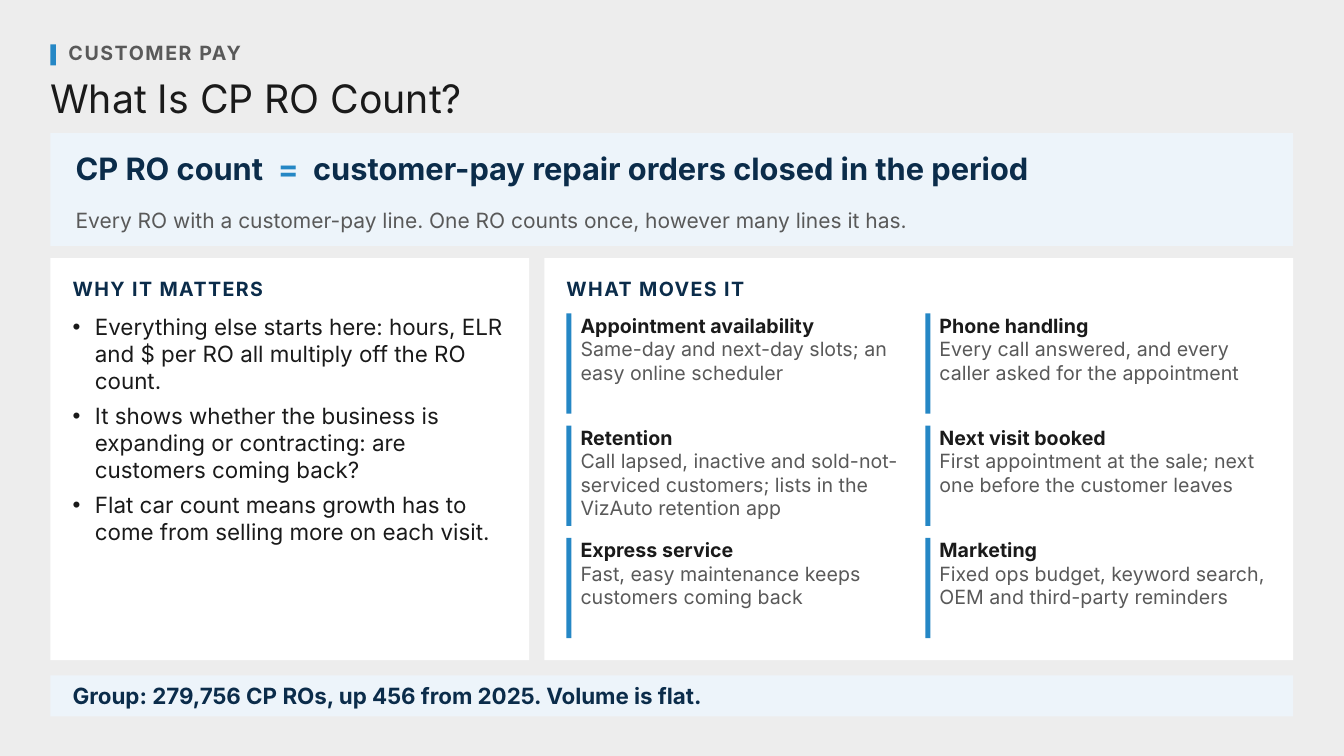
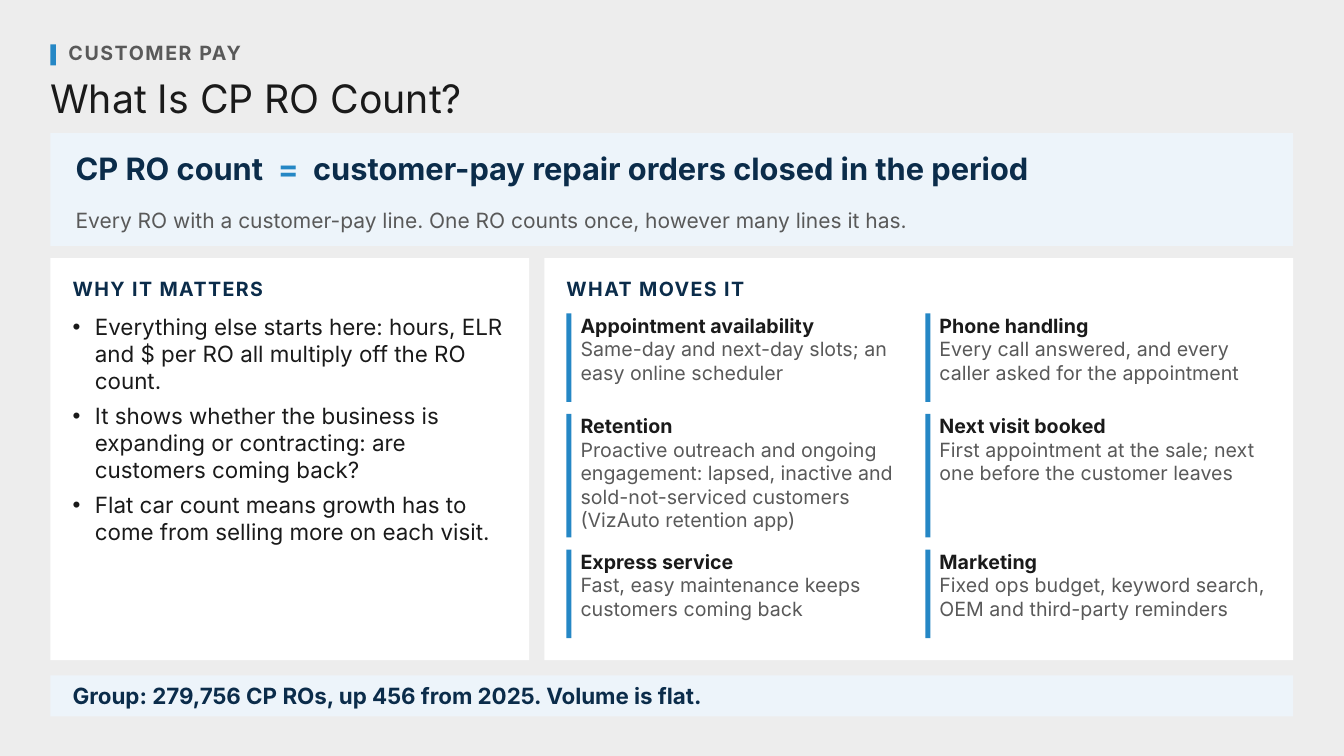
Before and after one commit to Ndresner/Noah, a slide deck: slide 37 of day2-deck/decks/Fixed Ops - Day 2 Example Test Deck.pptx. Drawn at 1344x756 pixels with LibreOffice and Linux fonts; fonts in the diff are those of the drawing. Boxes give left, top, right and bottom in pixels: in the first picture for what was removed or moved away, otherwise in the second. Text is boxed around its words. In the diff, an @@ line names an element or a change of style, - is before the commit and + after.

```diff
--- a/day2-deck/decks/Fixed Ops - Day 2 Example Test Deck.pptx
+++ b/day2-deck/decks/Fixed Ops - Day 2 Example Test Deck.pptx
@@ rectangle: place and size @@
-rectangle at box(567, 314, 572, 413)
+rectangle at box(567, 314, 572, 402)
@@ rectangle: place and size @@
-rectangle at box(926, 314, 931, 413)
+rectangle at box(926, 314, 931, 402)
@@ rectangle: place and size @@
-rectangle at box(567, 425, 572, 525)
+rectangle at box(567, 414, 572, 538)
@@ text "Retention": place and size @@
-text "Retention" at box(581, 430, 897, 519)
+text "Retention" at box(581, 418, 893, 531)
@@ rectangle: place and size @@
-rectangle at box(926, 425, 931, 525)
+rectangle at box(926, 414, 931, 538)
@@ text "Next visit booked": place and size @@
-text "Next visit booked" at box(939, 430, 1254, 492)
+text "Next visit booked" at box(939, 418, 1254, 480)
@@ text at box(581, 442, 893, 531): text changed @@
-Call lapsed, inactive and sold-not-serviced customers; lists in the VizAuto retention app
+Proactive outreach and ongoing engagement: lapsed, inactive and sold-not-serviced customers (VizAuto retention app)
@@ rectangle: place and size @@
-rectangle at box(567, 538, 572, 638)
+rectangle at box(567, 549, 572, 638)
@@ text "Express service": place and size @@
-text "Express service" at box(581, 542, 861, 608)
+text "Express service" at box(581, 554, 861, 620)
@@ rectangle: place and size @@
-rectangle at box(926, 538, 931, 638)
+rectangle at box(926, 549, 931, 638)
@@ text "Marketing": place and size @@
-text "Marketing" at box(939, 542, 1265, 608)
+text "Marketing" at box(939, 554, 1265, 620)
```
Also in this commit, not shown: 9 other slides changed, 11 other files.
